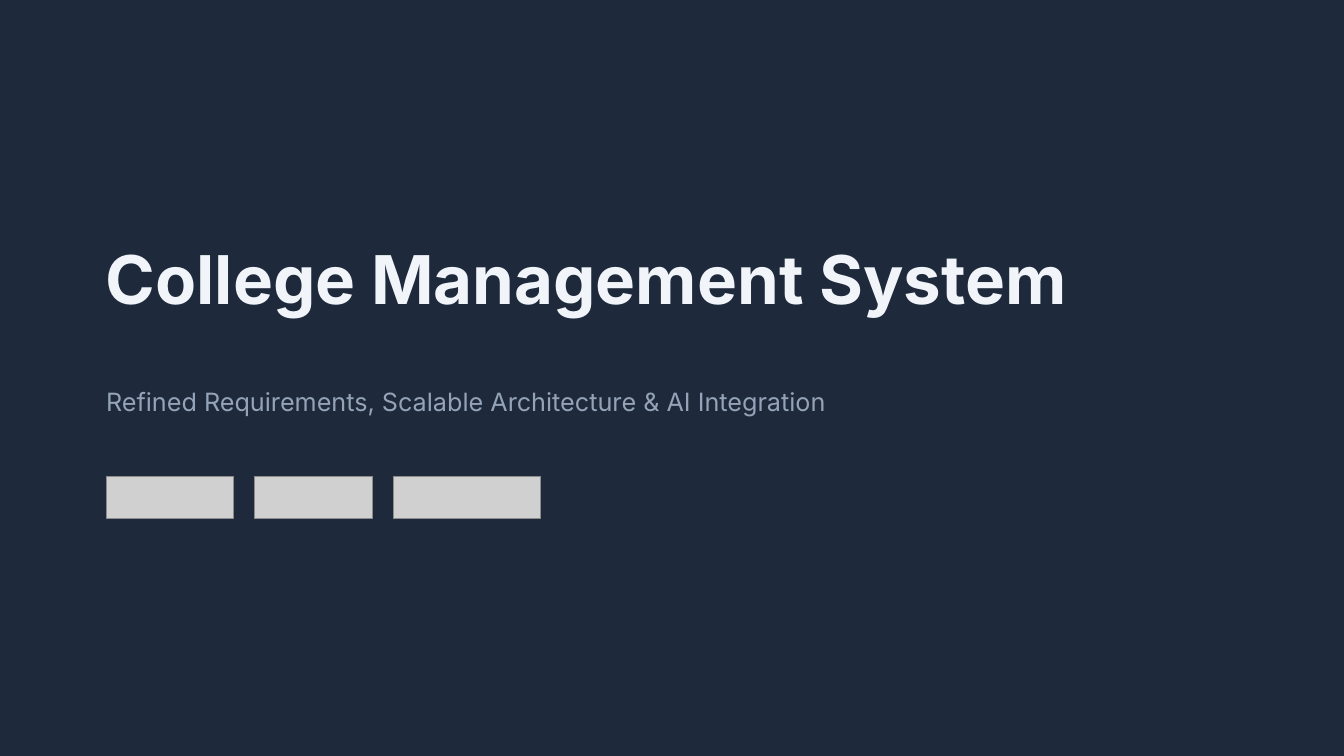
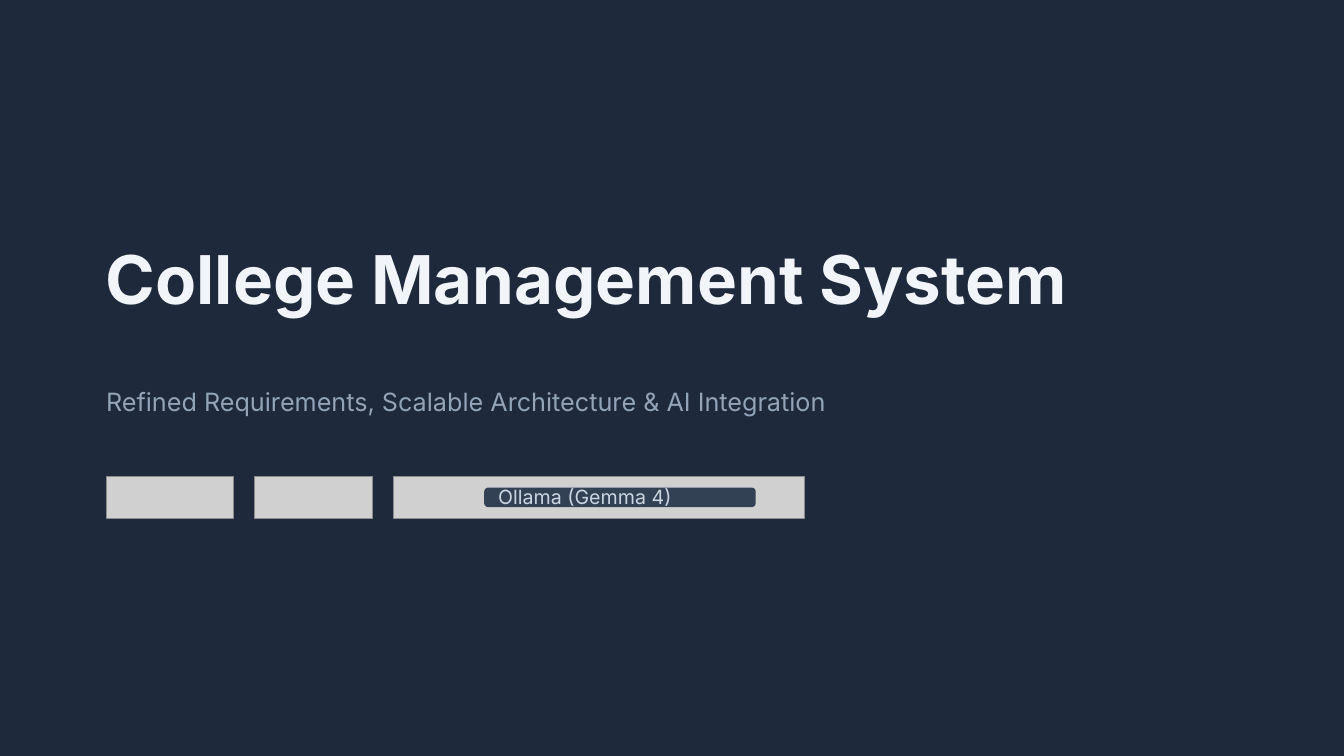
Before and after one commit to NALIBAK/management-system, a slide deck: slide 2 of PPT/College Management System Architecture.pptx. Drawn at 1344x756 pixels with LibreOffice and Linux fonts; fonts in the diff are those of the drawing; grey boxes stand for pictures; background and template pictures are left out. Boxes give left, top, right and bottom in pixels: in the first picture for what was removed or moved away, otherwise in the second. Text is boxed around its words. In the diff, an @@ line names an element or a change of style, - is before the commit and + after.

```diff
--- a/PPT/College Management System Architecture.pptx
+++ b/PPT/College Management System Architecture.pptx
@@ picture: place and size @@
-picture at [394,477,541,519]
+picture at [394,477,805,519]
@@ rounded rectangle added at [486,489,755,506], fill #334155, outline #334155 2 pt @@
@@ text added at [498,488,672,510], 14 pt, text #CBD5E1 @@
+Ollama (Gemma 4)
```
Also in this commit, not shown: 2 other files.
